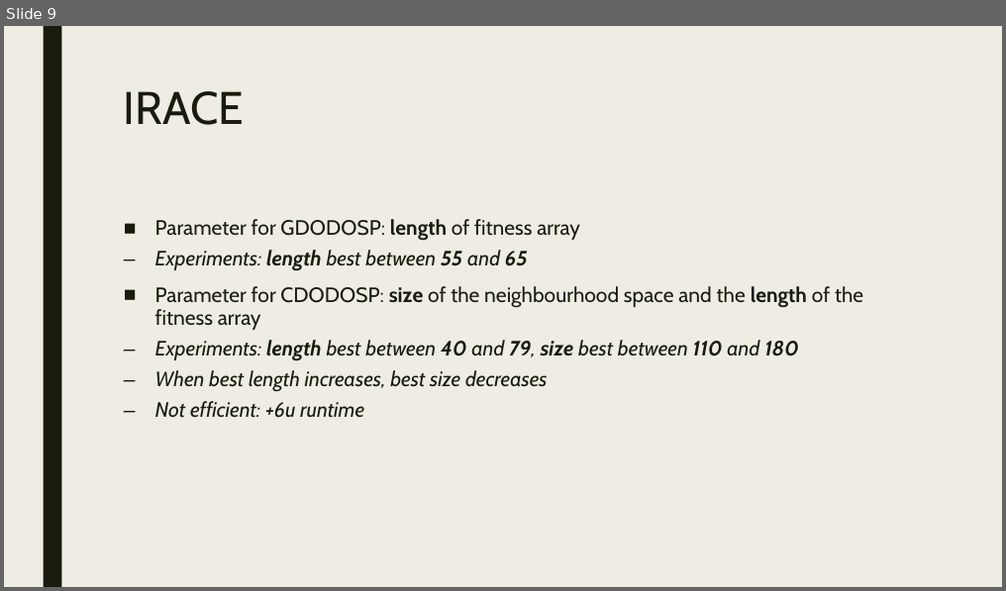
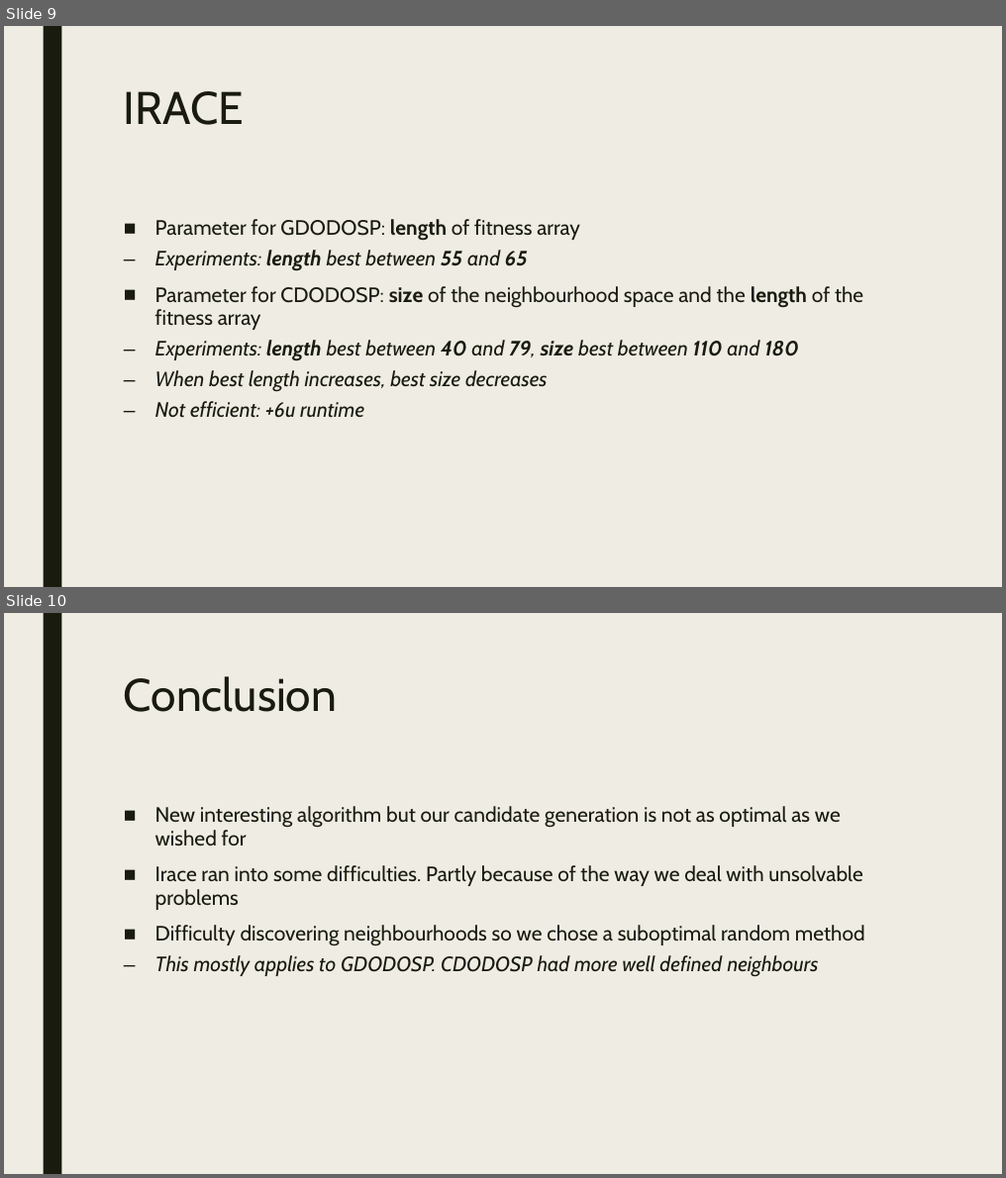
Before and after one commit to BavoGoosens/Capita3, a slide deck: presentation.pptx. Shown one above the other, each under a label of ours: slide 9 before the commit, slides 9 and 10 after it. The pictures are 1006x591 and 1006x1178 pixels, drawn with LibreOffice and Linux fonts; fonts in the diff are those of the drawing. Boxes give left, top, right and bottom in pixels: in the first picture for what was removed or moved away, otherwise in the second. Text is boxed around its words. In the diff, an @@ line names an element or a change of style, - is before the commit and + after.

Commit message:
presentation ready

```diff
--- a/presentation.pptx
+++ b/presentation.pptx
@@ slide 10 added at (4,613,1002,1174), background #EFEDE3; not listed: 1 template element that a slide beside it also shows @@
@@ title added at (124,676,337,712), 44 pt, text #191B0E @@
+Conclusion
@@ text added at (155,806,865,977), 20 pt, text #191B0E @@
+■ New interesting algorithm but our candidate generation is not as optimal as we wished for
+■ Irace ran into some difficulties. Partly because of the way we deal with unsolvable problems
+■ Difficulty discovering neighbourhoods so we chose a suboptimal random method
+  – This mostly applies to GDODOSP. CDODOSP had more well defined neighbours
```
Also in this commit, not shown: 1 other slide added.
